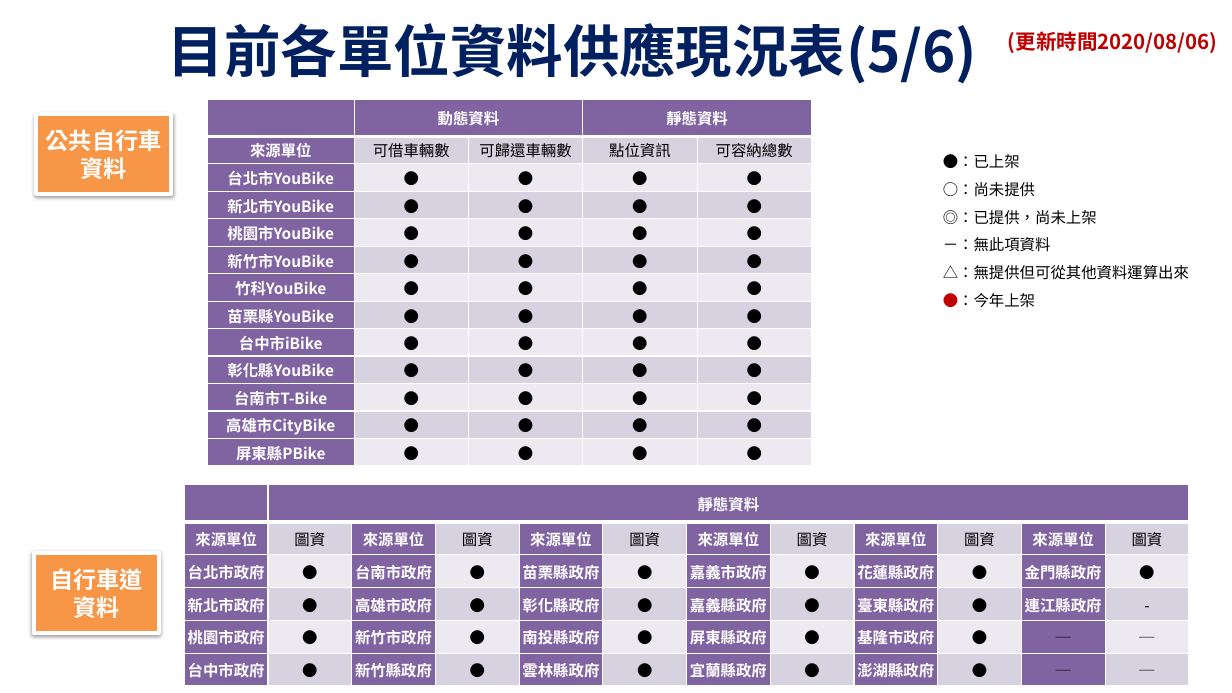
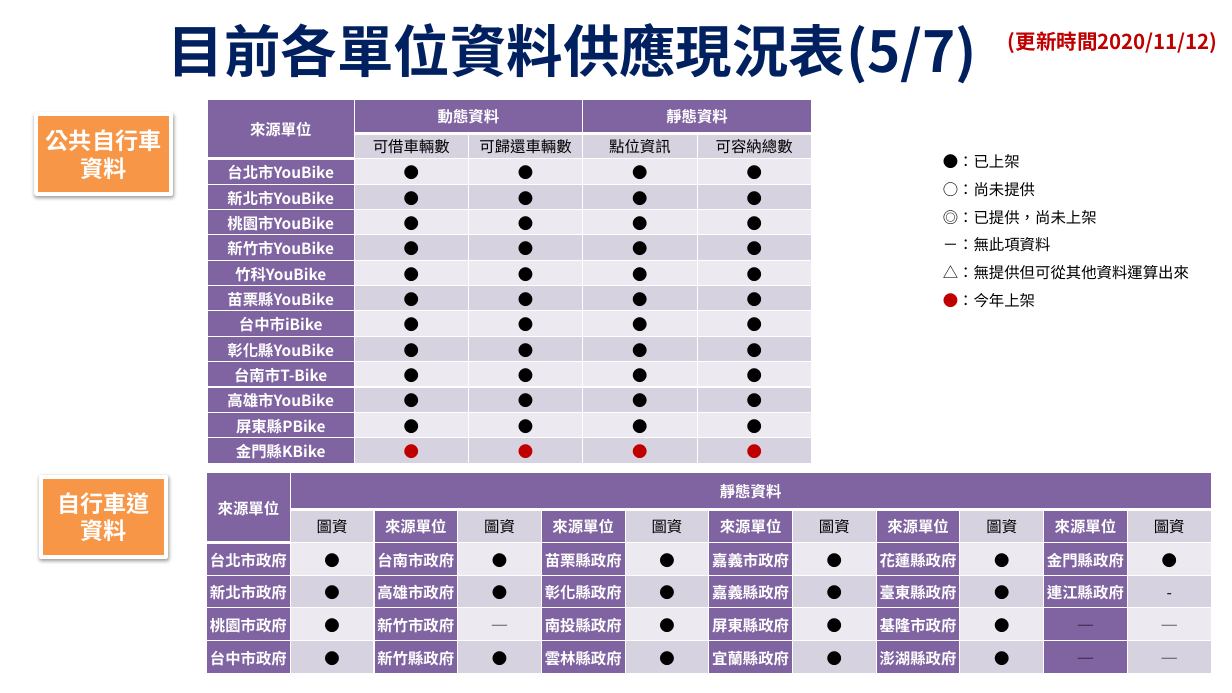
Before and after one commit to ptxmotc/data-provide-status, a slide deck: slide 5 of 各單位資料供應現況表.pptx. Drawn at 1232x693 pixels with LibreOffice and Linux fonts; fonts in the diff are those of the drawing; background and template pictures are left out. Boxes give left, top, right and bottom in pixels: in the first picture for what was removed or moved away, otherwise in the second. Text is boxed around its words. In the diff, an @@ line names an element or a change of style, - is before the commit and + after.

```diff
--- a/各單位資料供應現況表.pptx
+++ b/各單位資料供應現況表.pptx
@@ text at [168,23,977,84]: text changed @@
-目前各單位資料供應現況表(5/6)
+目前各單位資料供應現況表(5/7)
@@ text at [1008,31,1218,53]: text changed @@
-(更新時間2020/08/06)
+(更新時間2020/11/12)
@@ table at [207,99,812,463] @@
-row 1, column 1: 
+row 1, column 1: 來源單位
-row 2, column 1: 來源單位
+row 2, column 1: 
-row 12, column 1: 高雄市CityBike
+row 12, column 1: 高雄市YouBike
+row 14: 金門縣KBike | ● | ● | ● | ●
@@ rectangle "自行車道資料": place and size @@
-rectangle "自行車道資料" at [33,553,158,633]
+rectangle "自行車道資料" at [41,477,165,557]
@@ table at [207,472,1216,674] @@
-row 1, column 1: 
+row 1, column 1: 來源單位
-row 2, column 1: 來源單位
+row 2, column 1: 
-row 5, column 4: ●
+row 5, column 4: ─
@@ table: place and size @@
-table at [184,485,1193,687]
+table at [207,472,1216,674]
```
Also in this commit, not shown: 6 other slides changed, 1 other file.
